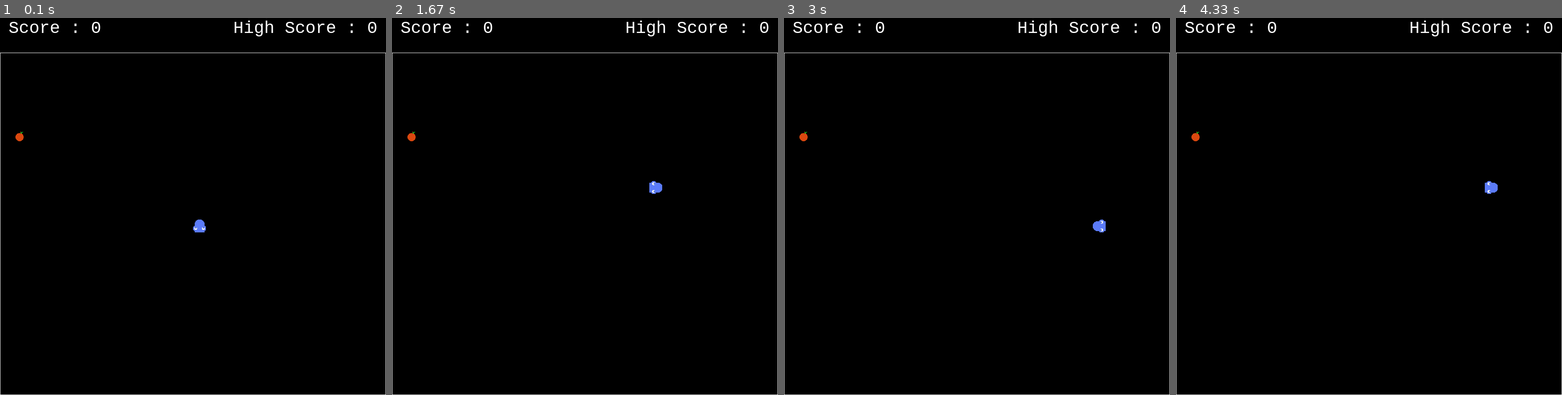
Above: before the commit, frames 1-4 (left to right).
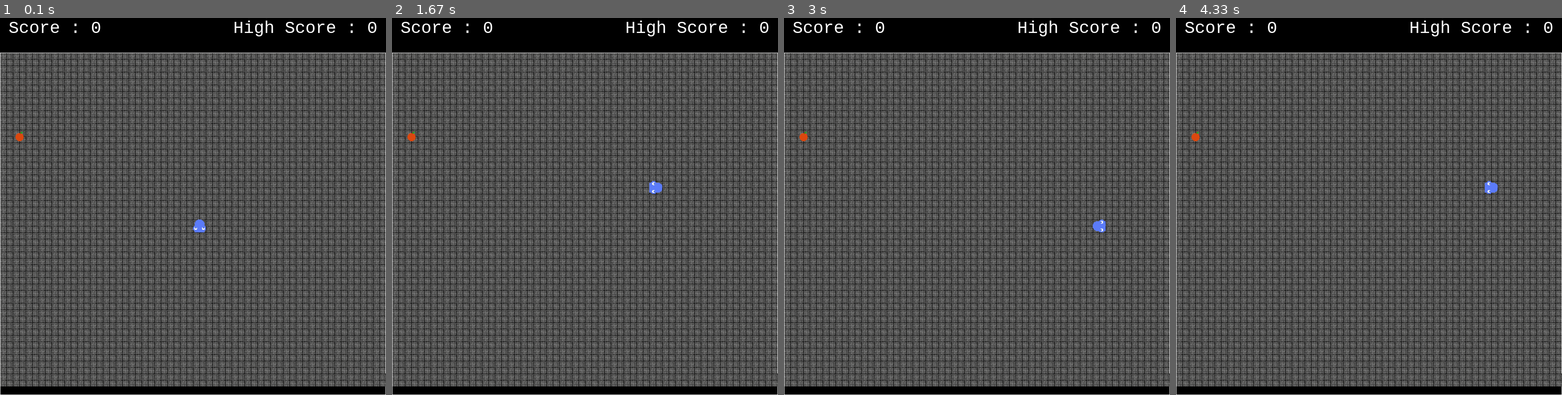
Above: after the commit, the same moments.

Repository: mohamedkamara7613/personalproject
Game: pygame game, started from Autres/Python/Snake_Game/main.py
Same seed, same stepped clock (60 frames per second), same inputs: the game is played once before the commit and once after it.
Inputs:
- Up to frame 1 (0.1 s): no input
- Up to frame 2 (1.67 s): hold Right 0.33-0.8 s; hold Up 0.83-1.3 s; hold Right from 1.33 s (still down)
- Up to frame 3 (3 s): release Right at 1.8 s; hold Left 1.83-2.37 s; hold Down 2.4-2.87 s; hold Left from 2.9 s (still down)
- Up to frame 4 (4.33 s): release Left at 3.37 s; hold Up 3.4-3.87 s; hold Right from 3.9 s (still down)

The runs differ from the first frame. In frame 1, 80% of the frame differs, in the area x 0-100%, y 9-98%; in frame 2, 80%; in frame 3, 80%; in frame 4, 80%.

Commit message:
`Added background image and grid drawing in SnakeGame class`

Diff:
--- a/Autres/Python/Snake_Game/main.py
+++ b/Autres/Python/Snake_Game/main.py
@@ -52,6 +52,11 @@
 
     def load_assets(self):
         try:
+            # Images de fond
+            self.background = pygame.image.load("images/textureStone.png")
+            #self.background = pygame.transform.scale(self.background, (WIDTH, HEIGHT))
+            self.background = pygame.transform.scale(self.background, (BOX_SIZE, BOX_SIZE))
+
             # Images pour la nourriture du serpent
             self.food_img = pygame.image.load("images/apple.png")
             self.food_img = pygame.transform.scale(self.food_img, (BOX_SIZE, BOX_SIZE))
@@ -357,6 +362,7 @@
     def drawGrid(self):
         # Effacer l'ecran
         self.screen.fill(BLACK)
+        #self.screen.blit(self.background, (0,HEADING))
 
         # Difinition de la police et Affichage du score et du high_score
         font = pygame.font.SysFont("monospace", 40)  # Choisir une police et une taille
@@ -369,6 +375,7 @@
             for i in range(self.columns):
                 # Faire apparaitre la grille
                 pygame.draw.rect(self.screen, WHITE, (0, HEADING, WIDTH, HEIGHT), 1)
+                self.screen.blit(self.background, (i*BOX_SIZE, j* BOX_SIZE + HEADING))
 
                 # Dessiner le serpent
                 for segment in self.snake:
